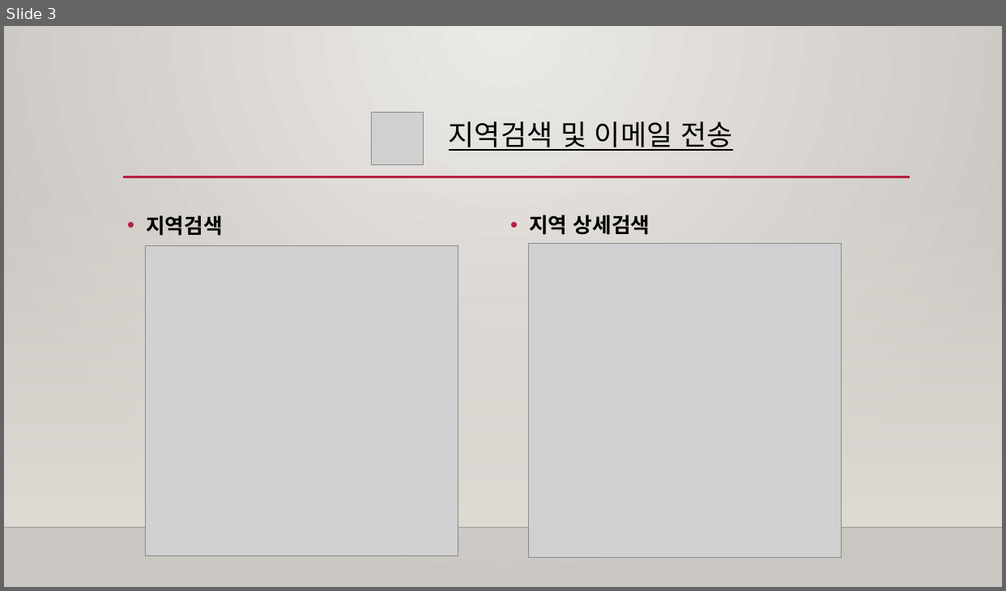
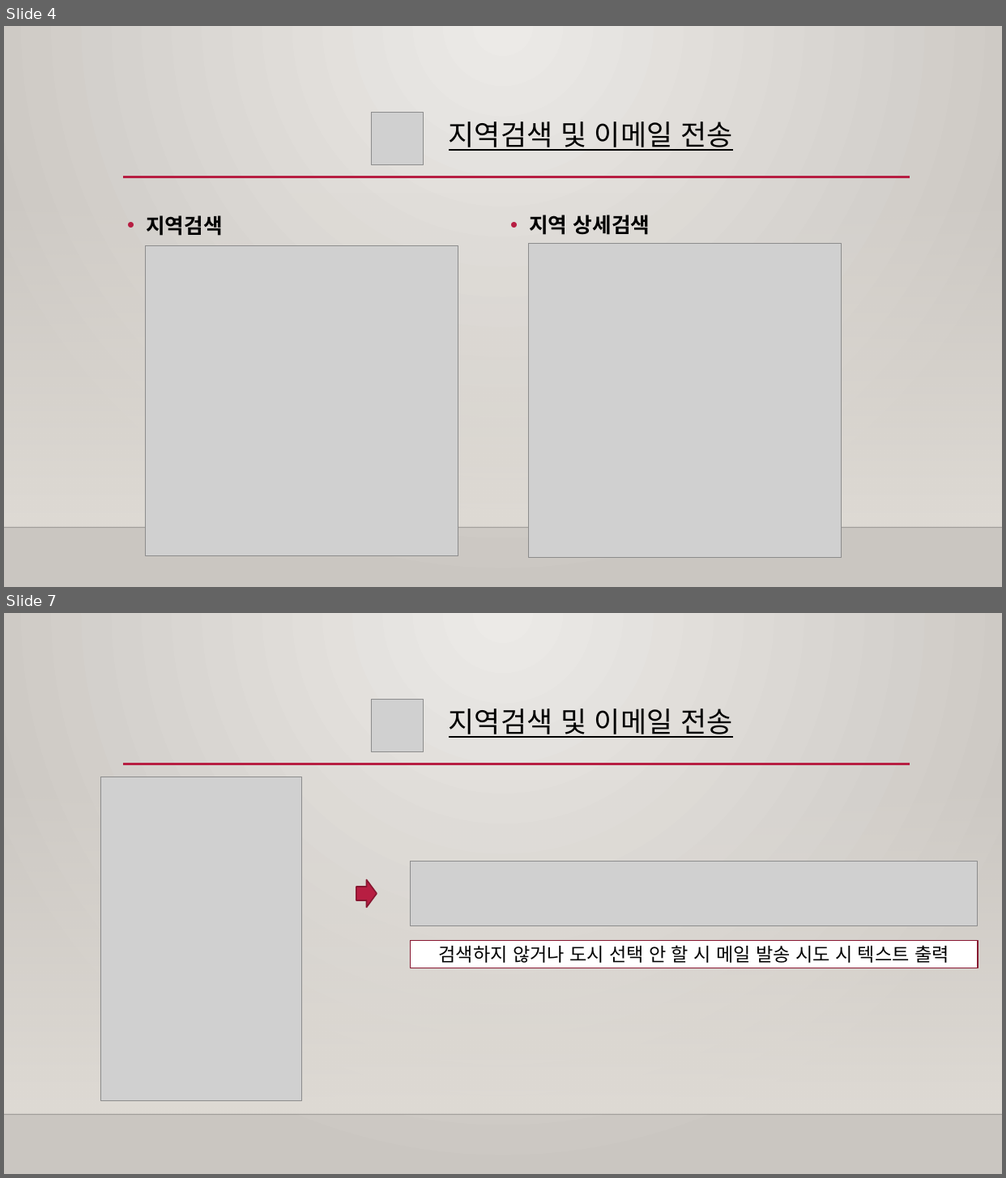
Before and after one commit to changgeunjoe/scriptLang, a slide deck: 프로젝트 발표자료/스크립트 언어 기말 발표.pptx. Shown one above the other, each under a label of ours: slide 3 before the commit, slides 4 and 7 after it; the slides between them are not shown. The pictures are 1006x591 and 1006x1178 pixels, drawn with LibreOffice and Linux fonts; fonts in the diff are those of the drawing; grey boxes stand for pictures; background and template pictures are left out. Boxes give left, top, right and bottom in pixels: in the first picture for what was removed or moved away, otherwise in the second. Text is boxed around its words. In the diff, an @@ line names an element or a change of style, - is before the commit and + after.

```diff
--- a/프로젝트 발표자료/스크립트 언어 기말 발표.pptx
+++ b/프로젝트 발표자료/스크립트 언어 기말 발표.pptx
@@ slide 7 added at [4, 613, 1002, 1174], background gradient #ECEAE7 to #CAC7C1; not listed: 3 template elements that a slide beside it also shows @@
@@ picture added at [371, 700, 424, 752] @@
@@ text added at [449, 709, 732, 738], 27.2 pt, text #000000, underline @@
+지역검색 및 이메일 전송
@@ picture added at [100, 777, 301, 1102] @@
@@ picture added at [411, 862, 978, 926] @@
@@ right arrow added at [356, 880, 377, 908], fill #B71E42, outline #871631 1.25 pt @@
@@ rectangle added at [411, 941, 978, 969], fill #FFFFFF, outline #871631 1.25 pt, 18 pt, text #000000 @@
+검색하지 않거나 도시 선택 안 할 시 메일 발송 시도 시 텍스트 출력
@@ what was slide 3 is now slide 4 @@
```
Also in this commit, not shown: 3 slides changed, 4 other slides added, 1 slide removed, 2 other files.
